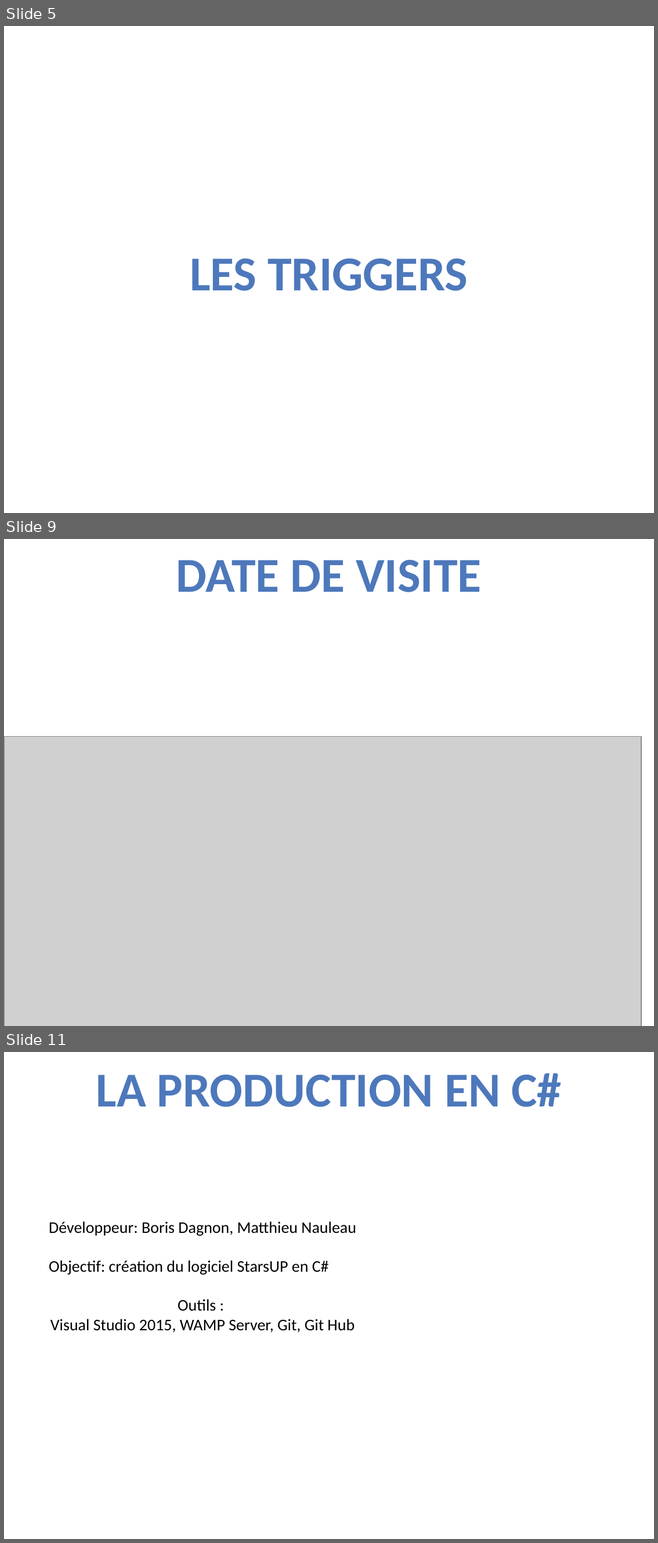
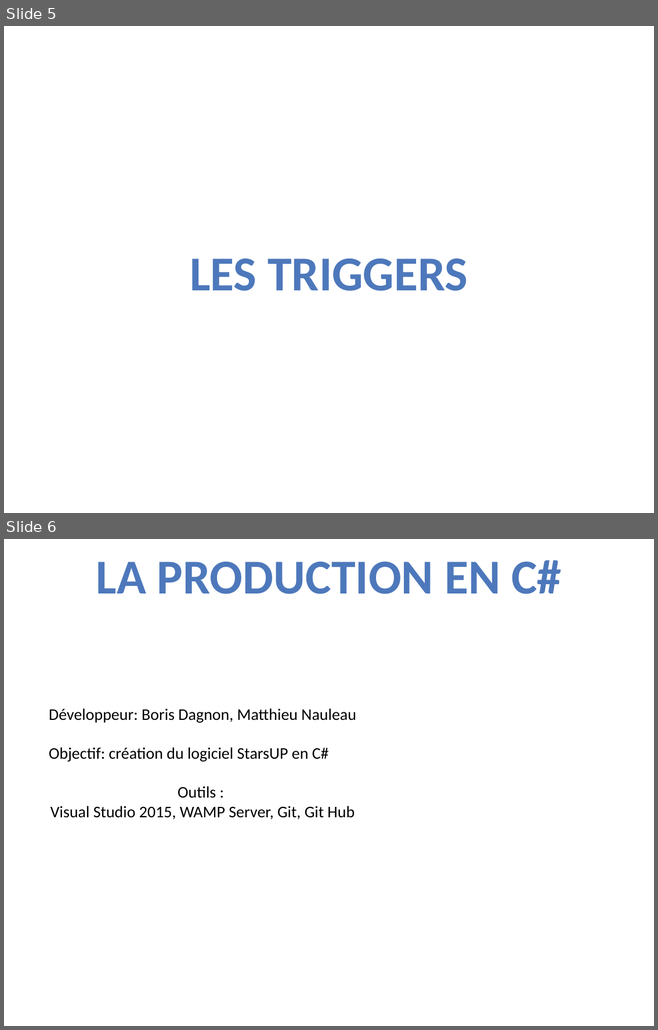
Before and after one commit to borisdagnon/C-StarsUP, a slide deck: PPE4.pptx. Shown one above the other, each under a label of ours: slides 5, 9 and 11 before the commit, slides 5 and 6 after it; the slides between them are not shown. The pictures are 658x1543 and 658x1030 pixels, drawn with LibreOffice and Linux fonts; fonts in the diff are those of the drawing; grey boxes stand for pictures. Boxes give left, top, right and bottom in pixels: in the first picture for what was removed or moved away, otherwise in the second. Text is boxed around its words. In the diff, an @@ line names an element or a change of style, - is before the commit and + after.

```diff
--- a/PPE4.pptx
+++ b/PPE4.pptx
@@ slide 9 removed at box(4, 539, 654, 1026), background #FFFFFF @@
@@ text removed at box(176, 560, 481, 592) @@
-DATE DE VISITE
@@ picture removed at box(4, 736, 641, 1026) @@
@@ what was slide 11 is now slide 6 @@
```
Also in this commit, not shown: 3 slides changed, 3 slides added, 6 other slides removed, 44 other files.
